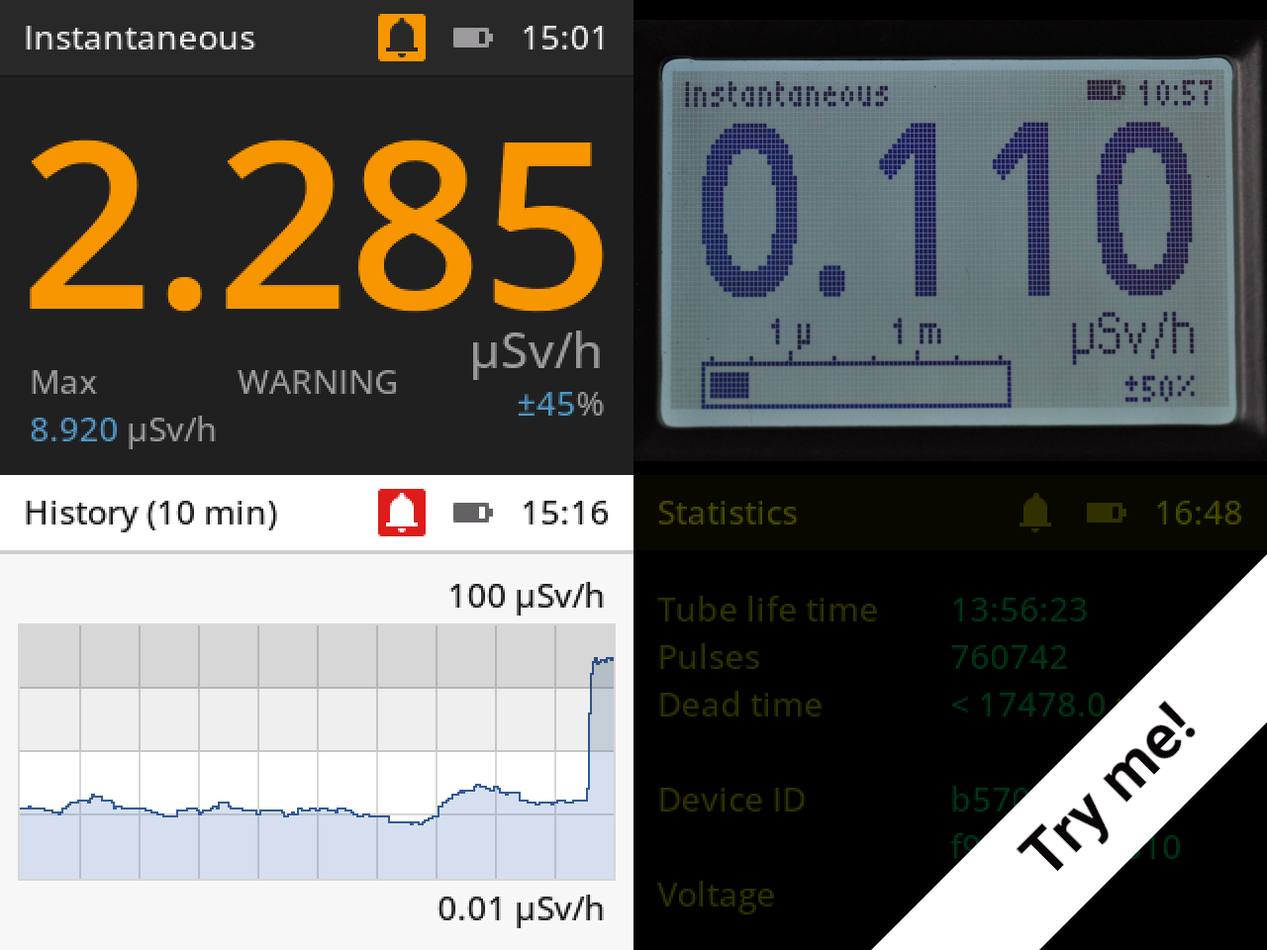
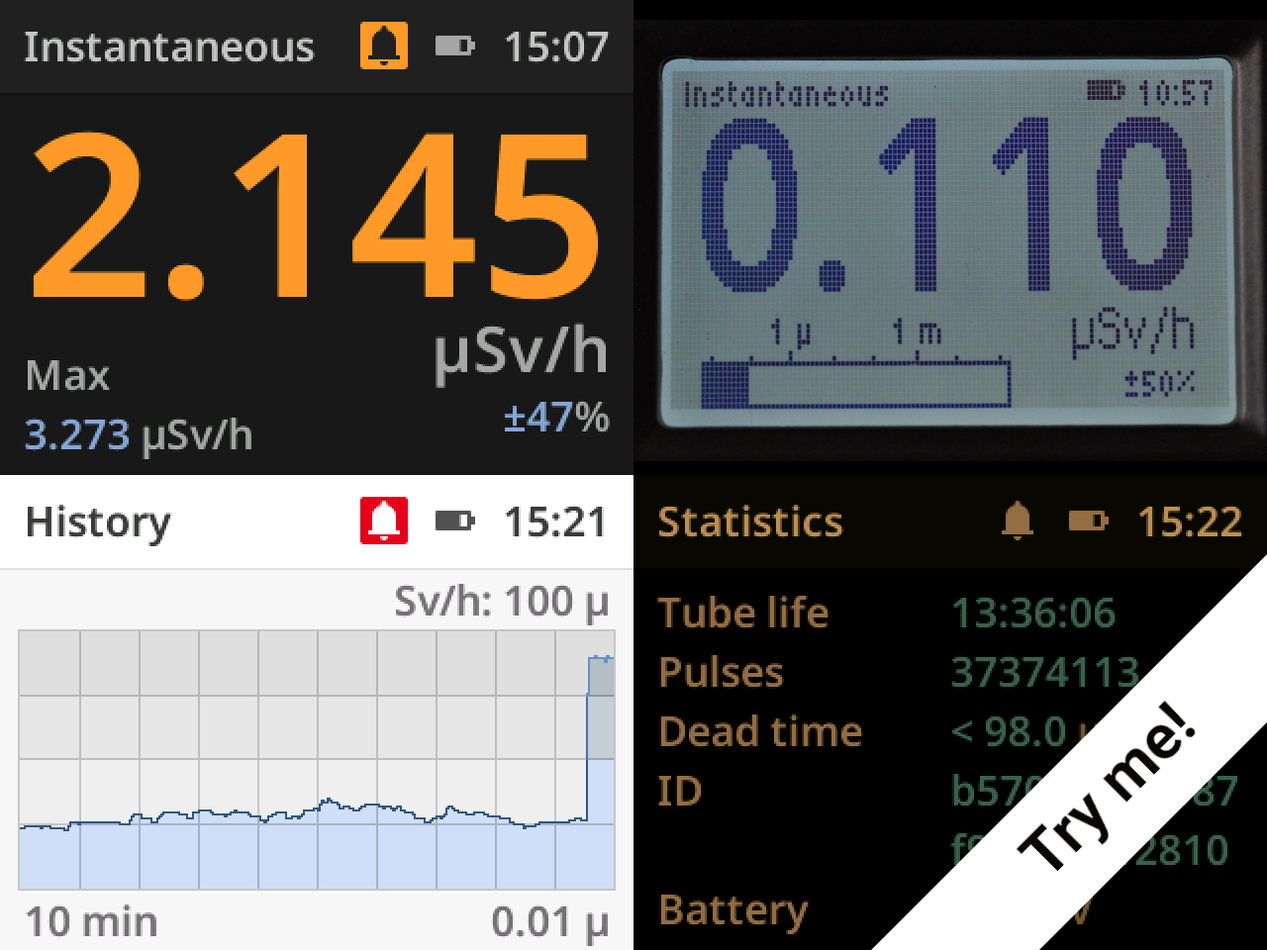
Before/after of a 1267 x 950 layered artwork. What changed in the layer stack:
painted on "Dusk" over 0, 0, 634, 476
painted on "Day" over 0, 488, 634, 947
painted on "Night" over 633, 492, 1267, 935
painted on "Monochrome" over 688, 115, 1207, 406
